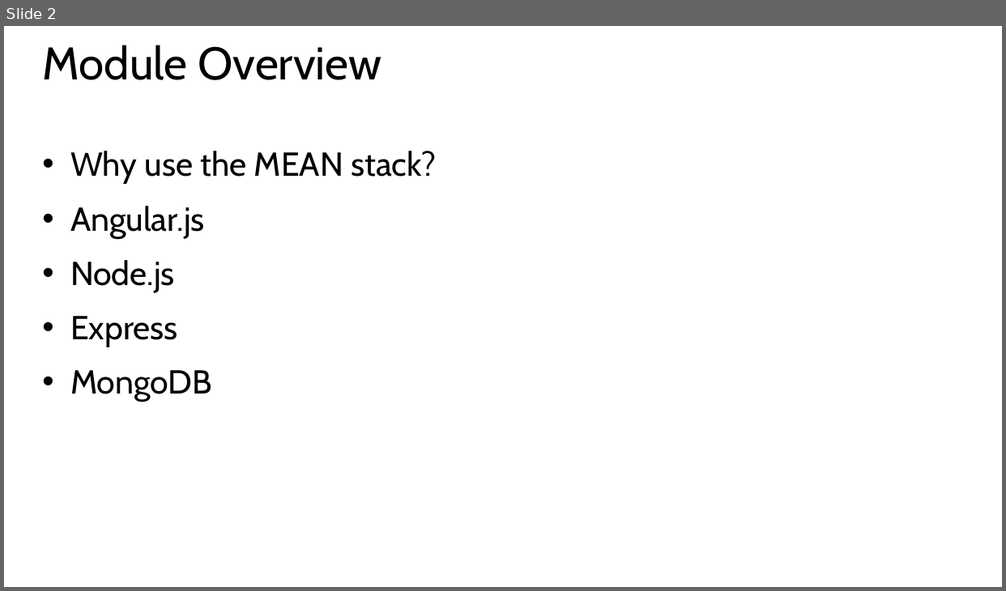
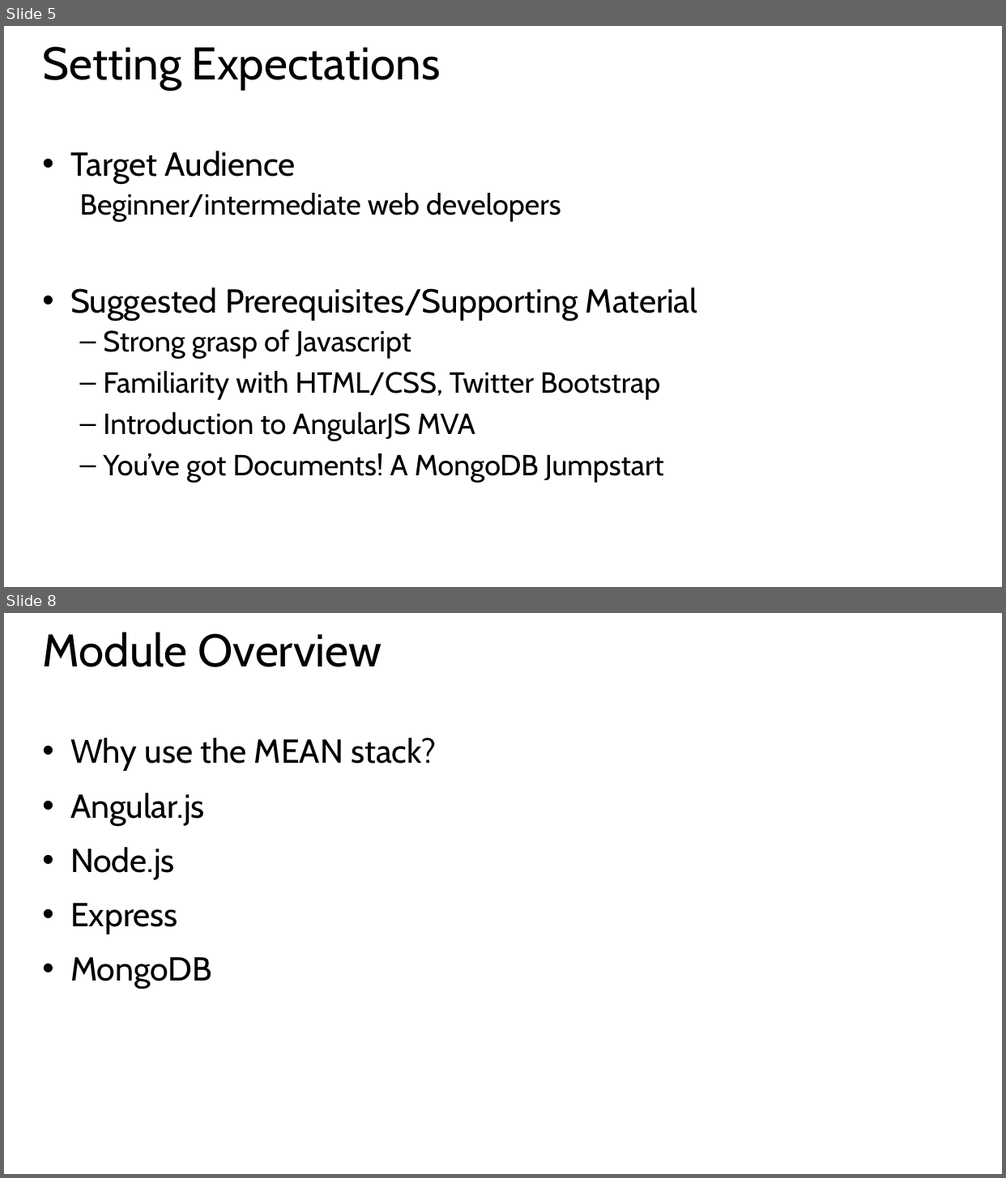
Before and after one commit to hwz/chirp, a slide deck: slides/module1.pptx. Shown one above the other, each under a label of ours: slide 2 before the commit, slides 5 and 8 after it; the slides between them are not shown. The pictures are 1006x591 and 1006x1178 pixels, drawn with LibreOffice and Linux fonts; fonts in the diff are those of the drawing. Boxes give left, top, right and bottom in pixels: in the first picture for what was removed or moved away, otherwise in the second. Text is boxed around its words. In the diff, an @@ line names an element or a change of style, - is before the commit and + after.

```diff
--- a/slides/module1.pptx
+++ b/slides/module1.pptx
@@ slide 5 added at bbox=[4, 26, 1002, 587], background #FFFFFF @@
@@ title added at bbox=[43, 46, 441, 90], 44 pt, text #000000 @@
+Setting Expectations
@@ text added at bbox=[70, 151, 697, 483], 28 pt, text #000000 @@
+• Target Audience
+  Beginner/intermediate web developers
+• Suggested Prerequisites/Supporting Material
+  – Strong grasp of Javascript
+  – Familiarity with HTML/CSS, Twitter Bootstrap
+  – Introduction to AngularJS MVA
+  – You’ve got Documents! A MongoDB Jumpstart
@@ what was slide 2 is now slide 8 @@
```
Also in this commit, not shown: 1 slide changed, 12 other slides added, 5 other files.
